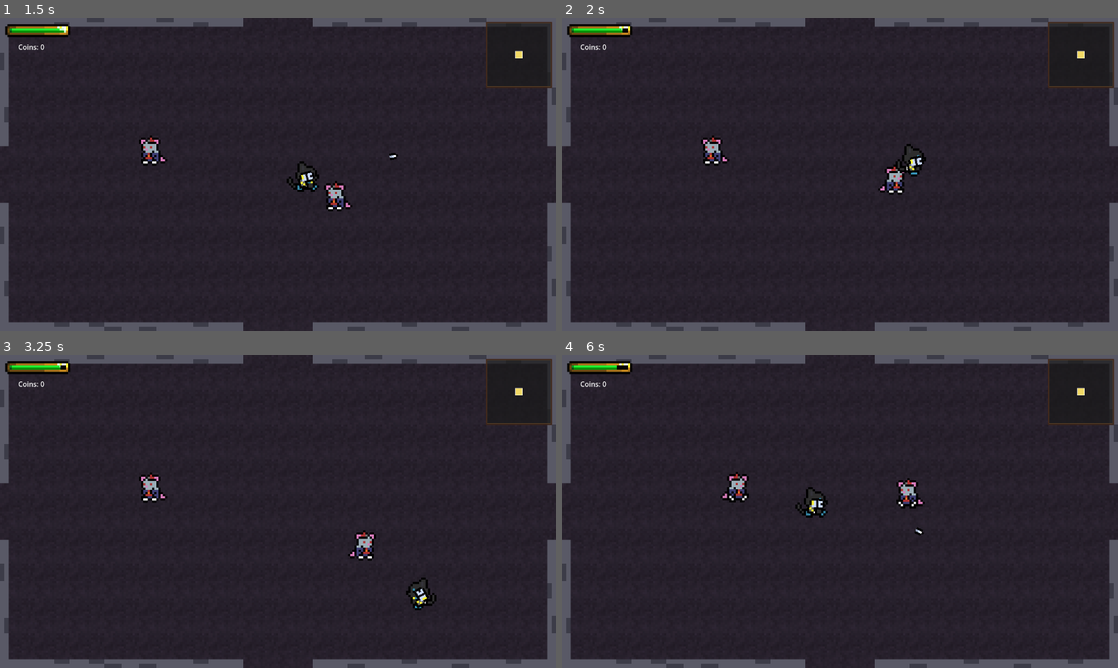
Above: before the commit, frames 1-4 (two rows, left to right).
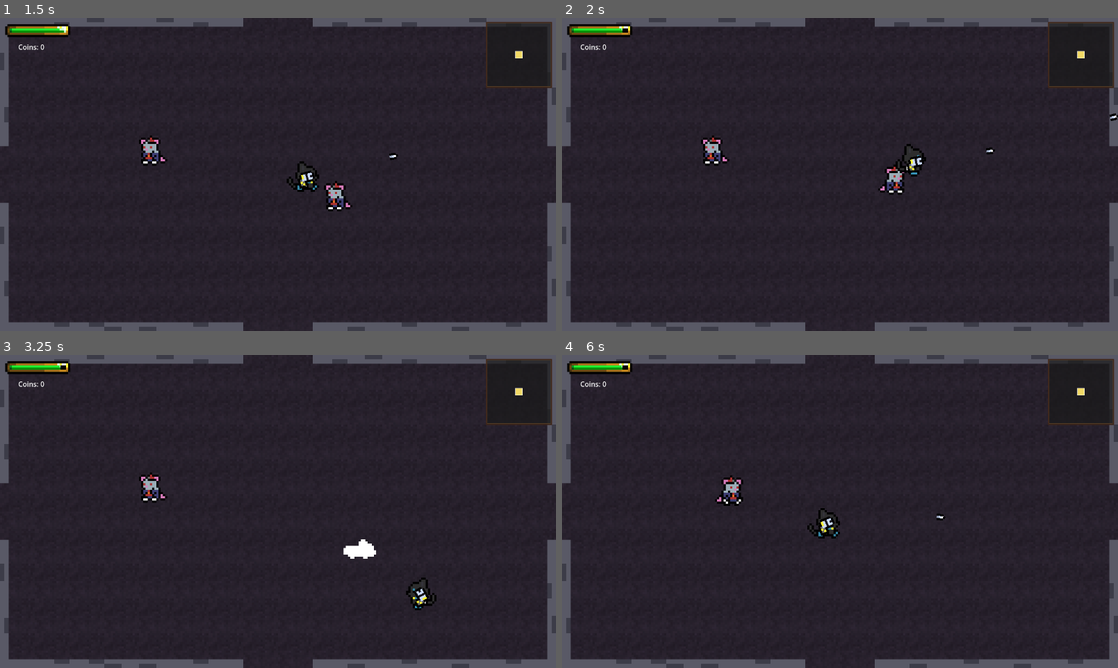
Above: after the commit, the same moments.

Repository: s4hlo/movie-jam
Game: Godot game, scene res://scenes/main_menu.tscn
Same seed, same stepped clock (60 frames per second), same inputs: the game is played once before the commit and once after it. Sound files missing from this copy of the repository are replaced by a short silence.
Inputs (mouse positions are in pixels of both pictures, inside the frame that each line leads up to):
- Up to frame 1 (1.5 s): click "Start" at 0.5 s; move the mouse to (400, 158) at 1.27 s; press the mouse at (400, 158) at 1.28 s; hold D (move_right) from 1.28 s (still down)
- Up to frame 2 (2 s): keep holding D (move_right)
- Up to frame 3 (3.25 s): move the mouse to (166, 527) at 2.02 s; release D (move_right) at 2.03 s; release the mouse at (166, 527) at 2.03 s; hold S (move_down) 2.03-2.78 s; tap E (interact) at 2.1 s; click (166, 527) at 2.3 s; move the mouse to (333, 442) at 2.77 s; press the mouse at (333, 442) at 2.78 s; hold D (move_right) from 2.78 s (still down)
- Up to frame 4 (6 s): move the mouse to (812, 574) at 3.52 s; release D (move_right) at 3.53 s; release the mouse at (812, 574) at 3.53 s; hold W (move_up) 3.53-4.28 s; click (812, 574) at 3.6 s; move the mouse to (1006, 558) at 4.27 s; press the mouse at (1006, 558) at 4.28 s; hold A (move_left) 4.28-5.78 s; tap E (interact) at 4.35 s; move the mouse to (673, 464) at 5.02 s; release the mouse at (673, 464) at 5.03 s; click (673, 464) at 5.1 s; move the mouse to (867, 511) at 5.77 s; press the mouse at (867, 511) at 5.78 s; hold S (move_down) from 5.78 s (still down)

Frame 1 is identical in both runs. In frame 2, less than 0.1% of the frame differs, in the area x 76-100%, y 30-44%; in frame 3, 0.4%; in frame 4, 1.2%, in the area x 9-69%, y 3-59%.

Commit message:
feature: add gun fire rate and translate shop item names

Diff:
--- a/scripts/gun.gd
+++ b/scripts/gun.gd
@@ -1,7 +1,9 @@
 extends Node2D
 
 const BULLET = preload("res://scenes/bullet.tscn")
+const FIRE_RATE := 0.25
 @onready var muzzle: Marker2D = $Marker2D
+var _shoot_cooldown := 0.0
 
 func _process(delta: float) -> void:
 	look_at(get_global_mouse_position())
@@ -12,7 +14,11 @@
 	else:
 		scale.y = 1
 
-	if Input.is_action_just_pressed("shoot"):
+	if _shoot_cooldown > 0.0:
+		_shoot_cooldown -= delta
+
+	if Input.is_action_pressed("shoot") and _shoot_cooldown <= 0.0:
+		_shoot_cooldown = FIRE_RATE
 		_spawn_bullet(0.0)
 		if get_parent().active_items.has("triple_shot"):
 			_spawn_bullet(deg_to_rad(15.0))
--- a/scripts/room_shop.gd
+++ b/scripts/room_shop.gd
@@ -3,8 +3,8 @@
 const SHOP_ITEMS := {
 	"triple_shot": {"name": "Triple Shot", "price": 8},
 	"speed_boost": {"name": "Speed Boost", "price": 6},
-	"heal_small": {"name": "Bandagem", "price": 5},
-	"heal_big": {"name": "Kit Medico", "price": 15},
+	"heal_small": {"name": "Bandage", "price": 5},
+	"heal_big": {"name": "Medkit", "price": 15},
 }
 
 @onready var pedestal1: Area2D = $ShopPedestal1
